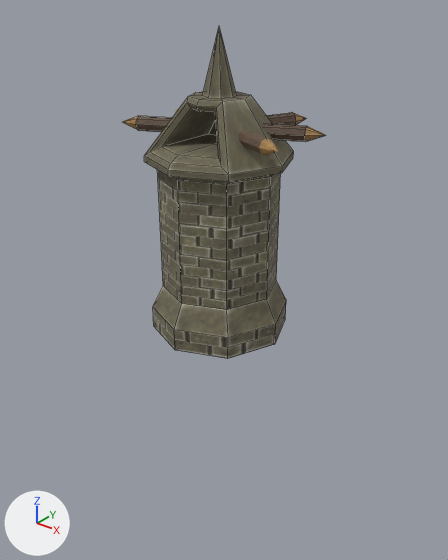
The FBX model Assets/Resources/Structures/Meshes/Defense/Turret.fbx: old version first, new version second.
The view is the same before and after, from a camera (50 mm lens) standing at (3.1, -3.81, 2.81) and looking at (-0.05, 0.12, 0.37). Lighting does not change. The marker at lower left points along +X, +Y and +Z. Mesh edges are drawn as thin lines on the coarser meshes.

The older version as bpy lines, for what is in view:
```python
me_log = bpy.data.meshes.new('Log')
me_log.from_pydata(...)  # 17 vertices, 16 faces; spans x 0.079..0.319, y 0.3..0.77, z 1.69..1.81
# faces by material slot: [8, 8]
me_log.materials.append(mat_wood_1)  # picture img_wood_plain_b_basecolor_png
me_log.materials.append(mat_wood_2)  # picture img_wood_plain_a_basecolor_png
me_turret_base = bpy.data.meshes.new('Turret Base')
me_turret_base.from_pydata(...)  # 41 vertices, 40 faces; spans x -0.6..0.6, y 0.0..1.5, z -0.6..0.6
me_turret_base.materials.append(mat_brick_yellow)  # picture img_wall_brick_basecolor_d_png
me_turret_top = bpy.data.meshes.new('Turret Top')
me_turret_top.from_pydata(...)  # 52 vertices, 58 faces; spans x -0.6..0.6, y 1.5..2.5, z -0.6..0.6
me_turret_top.materials.append(mat_brick_yellow)  # picture img_wall_brick_basecolor_d_png
ob_log_2 = bpy.data.objects.new('Log 2', me_log)
ob_log_2.parent = ob_logs
ob_log_2.location = (0.0, 0.0, 0.0)
ob_log_2.rotation_euler = (0.0, 0.0, -0.785)  # degrees (0, 0, -45)
ob_turret_base = bpy.data.objects.new('Turret Base', me_turret_base)
ob_turret_base.location = (0.0, 0.0, 0.0)
ob_turret_base.rotation_euler = (1.571, 0.0, 0.0)  # degrees (90, 0, 0)
ob_turret_top = bpy.data.objects.new('Turret Top', me_turret_top)
ob_turret_top.parent = ob_turret_base
ob_turret_top.location = (0.0, 0.0, 0.0)
# also in view: 'Log 6' at (-0.54, -0.2, 1.75); 'Log 1' at (0.54, -0.2, 1.75)
```
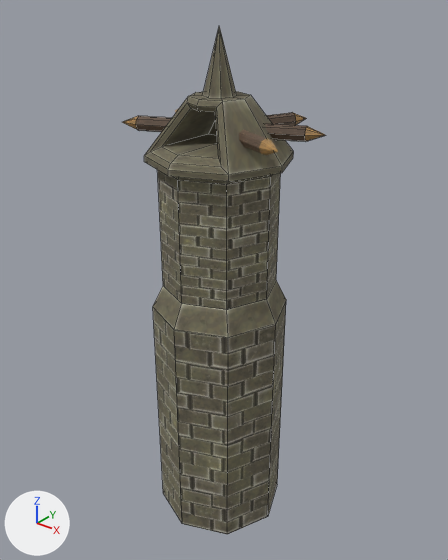
Pixel boxes [x1, y1, x2, y2] of what changed, in the pictures (448 x 560 px):
'Turret Base', reshaped (92% taller): before [153, 170, 286, 359]; after [153, 170, 286, 534]
part 1 of me_turret_base, cut back: before [153, 301, 286, 359]; after [153, 301, 286, 534]

The edits, one by one:
me_turret_base is used by ob_turret_base; location (0.0, 0.0, 0.0); rotation (1.571, 0.0, 0.0), in degrees (90, 0, 0).
me_turret_base had 41 vertices, 40 faces and spanned x -0.6..0.6, y 0.0..1.5, z -0.6..0.6.
me_turret_base now has 40 vertices, 32 faces and spans x -0.6..0.6, y -2.0..1.5, z -0.6..0.6.
Part 1, on me_turret_base:
9 vertices are removed from x -0.6..0.6, y 0.0, z -0.6..0.6.
16 faces are deleted.
8 new vertices lie (0.0, -2.2, 0.0) away from vertices in x -0.6..0.6, y 0.2, z -0.6..0.6.
8 new faces join them.
